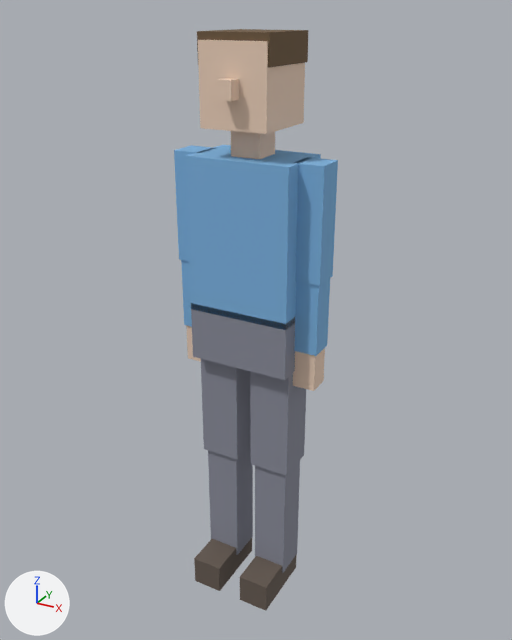
Two versions of the glTF model compile/out/asset/models/placeholder_humanoid/tall.glb, one commit apart.
Before and after are seen from a 50 mm camera at (0.967, -1.742, 1.833) aimed at (0.004, 0.009, 0.958). The lights are fixed; the arrows at lower left show +X, +Y and +Z. The first picture is the older version.

In view in the first picture: 'body'.
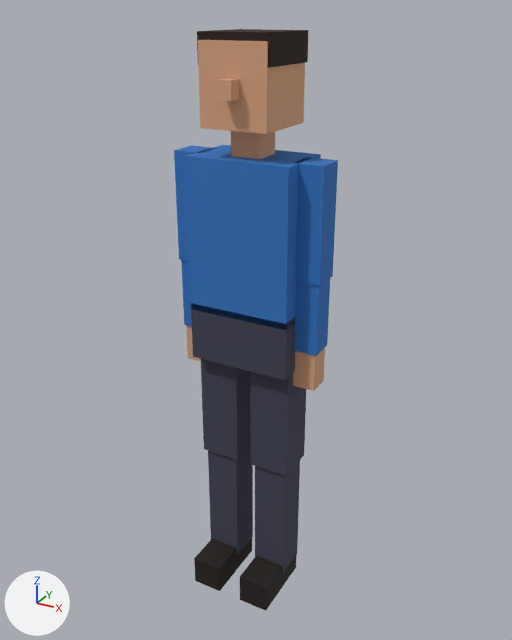
The change in detail:
Material 'skin' (mat_skin) changes colour from beige #edd1bc to beige #daa581; in linear values from (0.85, 0.64, 0.5) to (0.699, 0.375, 0.218).
Material 'shirt' (mat_shirt) changes colour from blue #7cb3e1 to blue #3073c1; in linear values from (0.2, 0.45, 0.75) to (0.029, 0.173, 0.531).
Material 'trousers' (mat_trousers) changes colour from grey #898b99 to greyish blue #3d4051; in linear values from (0.25, 0.26, 0.32) to (0.0474, 0.0516, 0.0815).
Material 'shoes' (mat_shoes) changes colour from brown #655950 to black #1b130d; in linear values from (0.13, 0.1, 0.08) to (0.0112, 0.00631, 0.00386).
Material 'hair' (mat_hair) changes colour from brown #6f593f to black #241305; in linear values from (0.16, 0.1, 0.05) to (0.0177, 0.00631, 0.00137).

Pixel boxes (x1, y1, x2, y2) of what changed, in the pictures (512 x 640 px):
'body', recoloured (darker): (174, 29, 338, 611) in both
